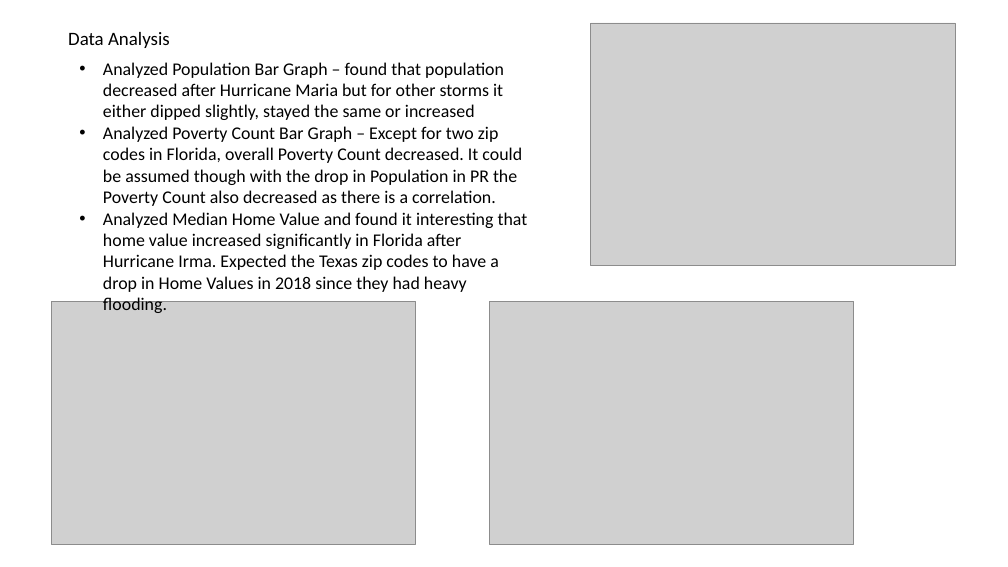
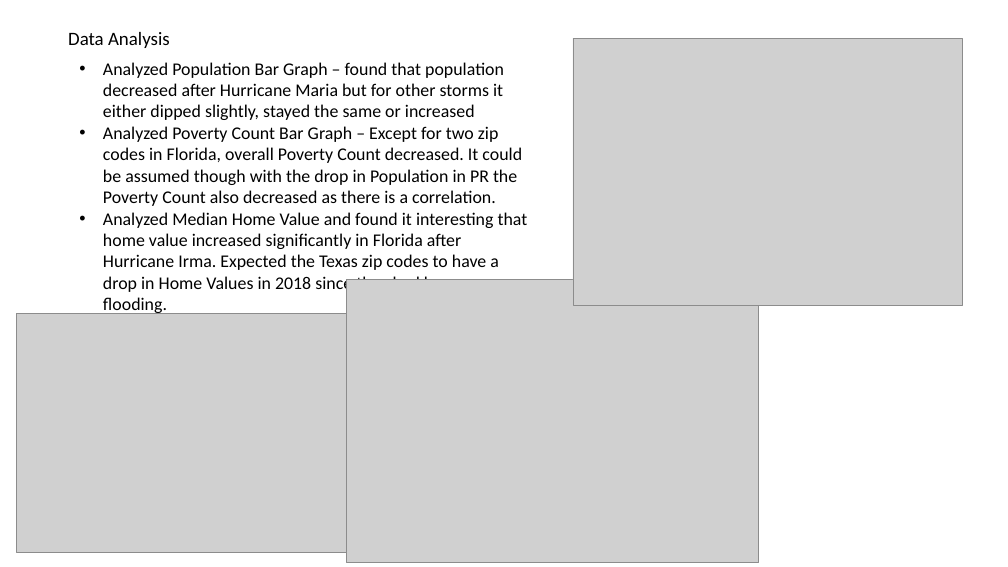
Before and after one commit to TheGreekGoddess/Project_1, a slide deck: slide 7 of HurriPy.pptx. Drawn at 1008x567 pixels with LibreOffice and Linux fonts; fonts in the diff are those of the drawing; grey boxes stand for pictures. Boxes give left, top, right and bottom in pixels: in the first picture for what was removed or moved away, otherwise in the second. Text is boxed around its words. In the diff, an @@ line names an element or a change of style, - is before the commit and + after.

Commit message:
updated pptx

```diff
--- a/HurriPy.pptx
+++ b/HurriPy.pptx
@@ picture: place and size @@
-picture at (591,23,956,265)
+picture at (573,39,963,306)
@@ picture added at (347,280,759,563) @@
@@ picture: place and size @@
-picture at (51,301,416,544)
+picture at (17,314,373,553)
@@ picture removed at (489,301,854,544) @@
```
